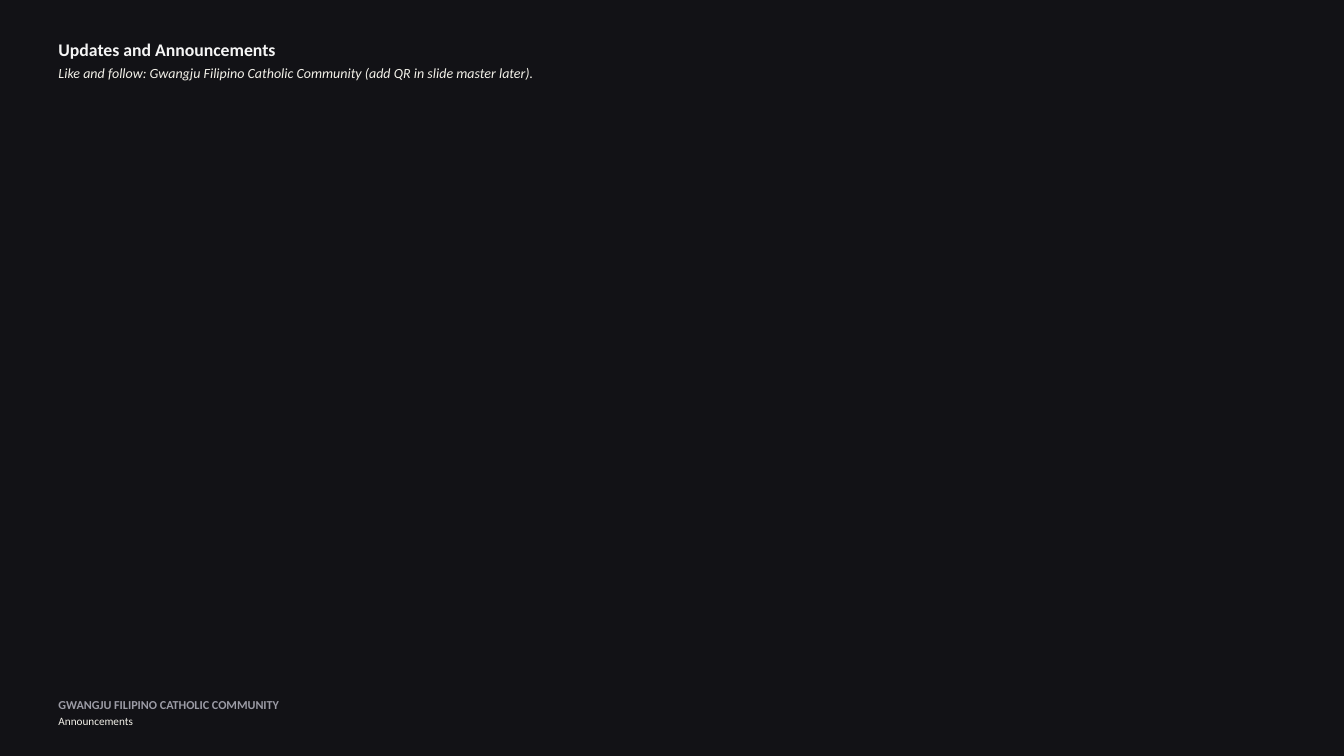
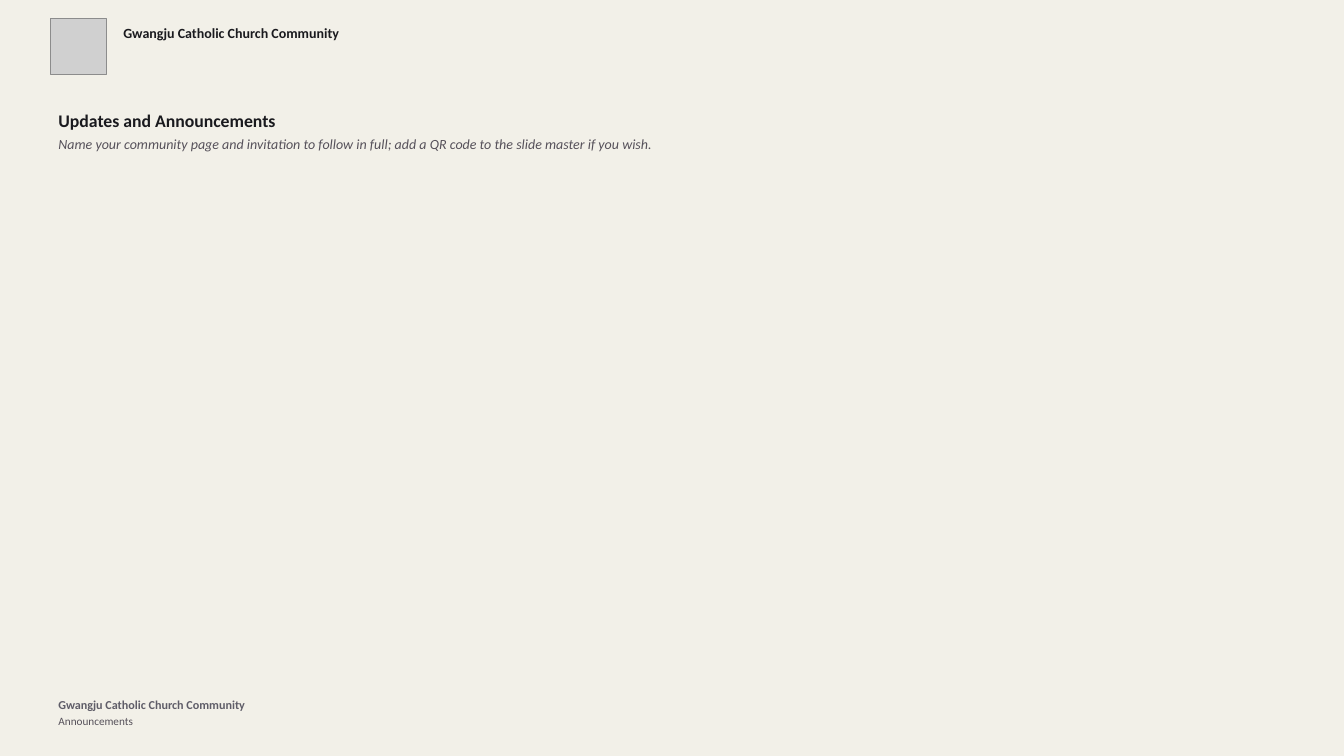
Before and after one commit to divinogabriel9/mass-ppt-generator, a slide deck: slide 60 of church_media_generator/outputs/mass_presentation.pptx (slide 58 before the commit). Drawn at 1344x756 pixels with LibreOffice and Linux fonts; fonts in the diff are those of the drawing; grey boxes stand for pictures. Boxes give left, top, right and bottom in pixels: in the first picture for what was removed or moved away, otherwise in the second. Text is boxed around its words. In the diff, an @@ line names an element or a change of style, - is before the commit and + after.

```diff
--- a/church_media_generator/outputs/mass_presentation.pptx
+++ b/church_media_generator/outputs/mass_presentation.pptx
@@ background #121216 to #F2F0E8 @@
@@ picture added at bbox=[50, 19, 106, 74] @@
@@ text added at bbox=[123, 28, 339, 41], 15 pt, text #1A1A1E, bold @@
+Gwangju Catholic Church Community
@@ text "Updates and Announcements": place and size @@
-text "Updates and Announcements" at bbox=[58, 43, 533, 81]
+text "Updates and Announcements" at bbox=[58, 114, 651, 152]
@@ text at bbox=[58, 114, 275, 130]: text colour #F5F5F5 to #1A1A1E in "Updates and Announcements" @@
@@ text at bbox=[58, 139, 651, 152]: text changed; text colour #F2F0E8 to #56515A @@
-Like and follow: Gwangju Filipino Catholic Community (add QR in slide master later).
+Name your community page and invitation to follow in full; add a QR code to the slide master if you wish.
@@ text at bbox=[58, 700, 244, 711]: text changed; text colour #9B9BA5 to #5F5D68 @@
-GWANGJU FILIPINO CATHOLIC COMMUNITY
+Gwangju Catholic Church Community
@@ text at bbox=[58, 718, 132, 725]: text colour #F2F0E8 to #56515A in "Announcements" @@
```
Also in this commit, not shown: 34 other slides changed, 30 slides added, 26 slides removed, 27 other files.
